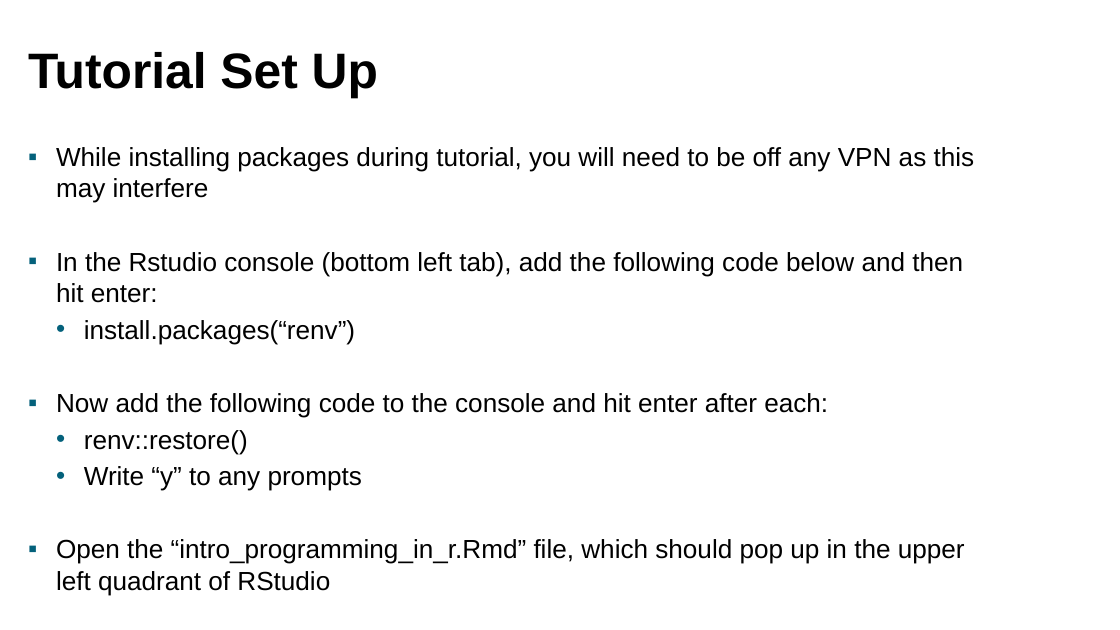
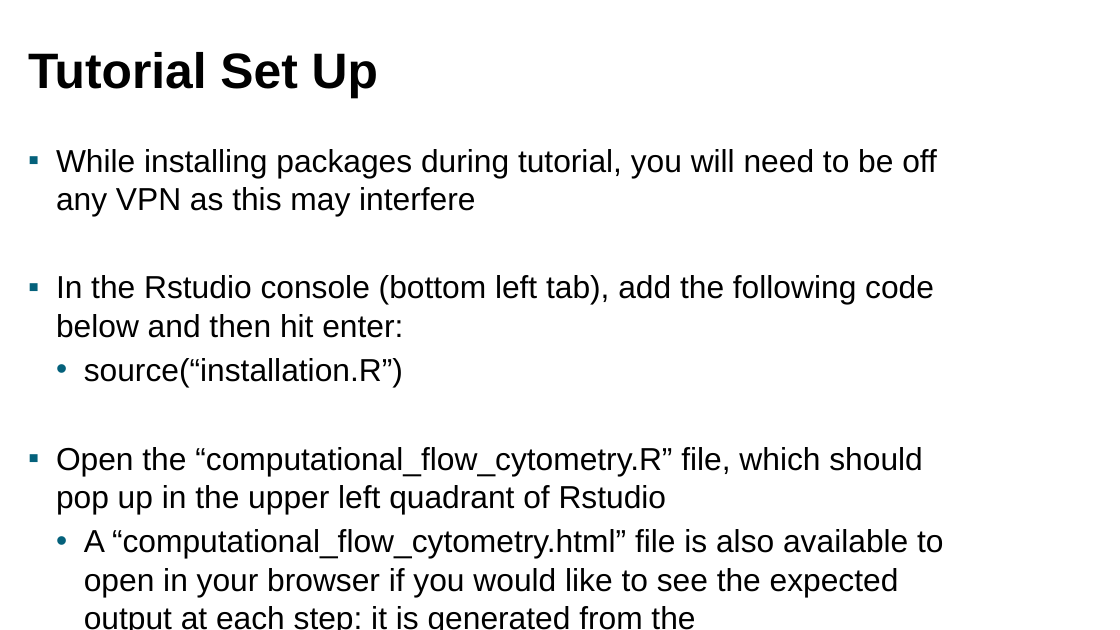
Before and after one commit to niaid/computational.flow.cytometry, a slide deck: slide 18 of Introduction to Computational Flow Cytometry in R.pptx. Drawn at 1120x630 pixels with LibreOffice and Linux fonts; fonts in the diff are those of the drawing; background and template pictures are left out. Boxes give left, top, right and bottom in pixels: in the first picture for what was removed or moved away, otherwise in the second. Text is boxed around its words. In the diff, an @@ line names an element or a change of style, - is before the commit and + after.

Commit message:
Add readme.  Updated powerpoint and reran the rmarkdown to generate .html file.

```diff
--- a/Introduction to Computational Flow Cytometry in R.pptx
+++ b/Introduction to Computational Flow Cytometry in R.pptx
@@ text at [56, 149, 937, 338]: size 16.8 to 20.4 pt in "While installing packages during tutorial, you will ...", "In the Rstudio console (bottom left tab), ..." @@
@@ text at [56, 358, 943, 630]: text changed; size 16.8 to 20.4 pt @@
-  • install.packages(“renv”)
-▪ Now add the following code to the console and hit enter after each:
-  • renv::restore()
-  • Write “y” to any prompts
-▪ Open the “intro_programming_in_r.Rmd” file, which should pop up in the upper left quadrant of RStudio
+  • source(“installation.R”)
+▪ Open the “computational_flow_cytometry.R” file, which should pop up in the upper left quadrant of Rstudio
+  • A “computational_flow_cytometry.html” file is also available to open in your browser if you would like to see the expected output at each step: it is generated from the corresponding .Rmd file
```
Also in this commit, not shown: 4 other slides changed, 2 other files.
